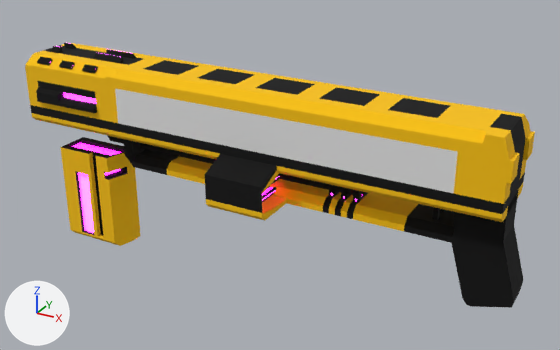
The Blender file Assets/_Models/Blend Files/Guns/ar.blend, before and after one commit.
Rendered twice from a 50 mm lens placed at (3.35, -16.56, 6.8), pointed at (-5.83, 0.14, -1.55). Lighting does not change. The marker at lower left points along +X, +Y and +Z.

The scene before the commit, as lines of its bpy script (objects in view):
```python
mat_material = principled_material('Material')
mat_material.base_color = (1.0, 0.563, 0.0)  # yellow #ffc600
mat_material.roughness = 1.0
me_cube = bpy.data.meshes.new('Cube')
me_cube.from_pydata(...)  # 2331 vertices, 2170 faces, 3 loose edges; spans x -45.3..2.3, y -1.7..1.0, z -3.7..1.1
# faces by material slot: [1080, 61, 1022, 7]
me_cube.materials.append(mat_material)  # yellow #ffc600
me_cube.materials.append(mat_material_001)  # white #e7e7e7
me_cube.materials.append(mat_material_003)  # black #000000
me_cube.materials.append(mat_material_002)  # white #e7e7e7
me_cube_001 = bpy.data.meshes.new('Cube.001')
me_cube_001.from_pydata(...)  # 510 vertices, 447 faces, 6 loose edges; spans x -44.17..-37.0, y -0.5..0.5, z -4.0..-1.0
# faces by material slot: [295, 14, 138]
me_cube_001.materials.append(mat_material)  # yellow #ffc600
me_cube_001.materials.append(mat_material_001)  # white #e7e7e7
me_cube_001.materials.append(mat_material_003)  # black #000000
ob_cube = bpy.data.objects.new('Cube', me_cube)
ob_cube.location = (0.0, 0.0, 0.0)
ob_cube.scale = (0.3, 1.0, 1.0)
ob_cube_001 = bpy.data.objects.new('Cube.001', me_cube_001)
ob_cube_001.location = (0.0, 0.0, -0.92)
ob_cube_001.scale = (0.3, 1.0, 1.0)
```
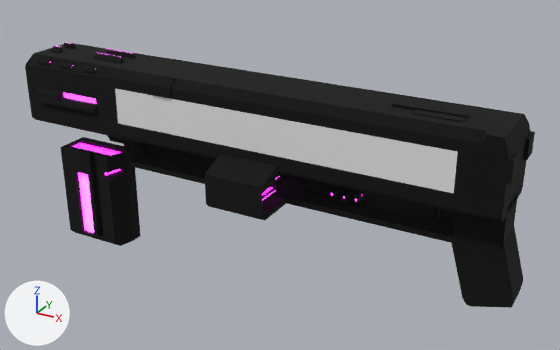
Changed parts and their boxes [x1, y1, x2, y2] in the pictures (560 x 350 px):
'Cube', recoloured, reshaped (yellow to black)
    both: [25, 43, 535, 308]
'Cube.001', recoloured (yellow to black)
    both: [60, 144, 141, 246]
part 1 of me_cube, built on
    both: [114, 66, 501, 156]

The change, as a diff of the scene's bpy script:
```diff
--- a/Assets/_Models/Blend Files/Guns/ar.blend.py
+++ b/Assets/_Models/Blend Files/Guns/ar.blend.py
@@ mat_material @@
 mat_material = principled_material('Material')
-mat_material.base_color = (1.0, 0.563, 0.0)  # yellow #ffc600
+mat_material.base_color = (0.0, 0.0, 0.0)  # black #000000
 mat_material.roughness = 1.0
@@ me_cube @@
 # used by ob_cube; location = (0.0, 0.0, 0.0); scale = (0.3, 1.0, 1.0)
-me_cube.from_pydata(...)  # 2331 vertices, 2170 faces, 3 loose edges; spans x -45.3..2.3, y -1.7..1.0, z -3.7..1.1
+me_cube.from_pydata(...)  # 2436 vertices, 2273 faces, 3 loose edges; spans x -45.3..2.3, y -1.7..1.0, z -3.7..1.1
+# me_cube part 1
+# 15 faces are deleted
+# 43 vertices are added at x -30.2..-3.0, y -1.0..0.0, z 0.5..1.1
+# 5 new vertices lie (2.1, 0.0, 0.0) away from vertices in x -34.3, y -1.0..-0.5, z 0.5..1.0
+# 5 new vertices lie (2.0, 0.0, 0.0) away from vertices in x -32.2, y -1.0..-0.5, z 0.5..1.0
+# 7 new vertices lie (2.1, 0.0, 0.0) away from vertices in x -30.2, y -1.0..-0.5, z 0.5..1.0
+# 5 new vertices lie (-2.1, 0.0, 0.0) away from vertices in x -1.0, y -1.0..-0.5, z 0.5..1.0
+# 5 new vertices lie (-2.1, 0.0, 0.0) away from vertices in x -3.1, y -1.0..-0.5, z 0.5..1.0
+# 5 new vertices lie (-2.0, 0.0, 0.0) away from vertices in x -5.2, y -1.0..-0.5, z 0.5..1.0
+# 5 new vertices lie (-2.1, 0.0, 0.0) away from vertices in x -7.2, y -1.0..-0.5, z 0.5..1.0
+# 5 new vertices lie (-2.1, 0.0, 0.0) away from vertices in x -9.3, y -1.0..-0.5, z 0.5..1.0
+# 5 new vertices lie (-2.1, 0.0, 0.0) away from vertices in x -11.4, y -1.0..-0.5, z 0.5..1.0
+# 5 new vertices lie (-2.1, 0.0, 0.0) away from vertices in x -13.5, y -1.0..-0.5, z 0.5..1.0
+# 5 new vertices lie (-2.1, 0.0, 0.0) away from vertices in x -15.6, y -1.0..-0.5, z 0.5..1.0
+# 5 new vertices lie (0.0, -0.5, 0.0) away from vertices in x -10.8..-3.0, y 0.5, z 1.0
+# 101 new faces join them, mat_material (black #000000)
+# 17 new faces join them, mat_material_003 (black #000000)
 me_cube.materials.append(mat_material)
```
